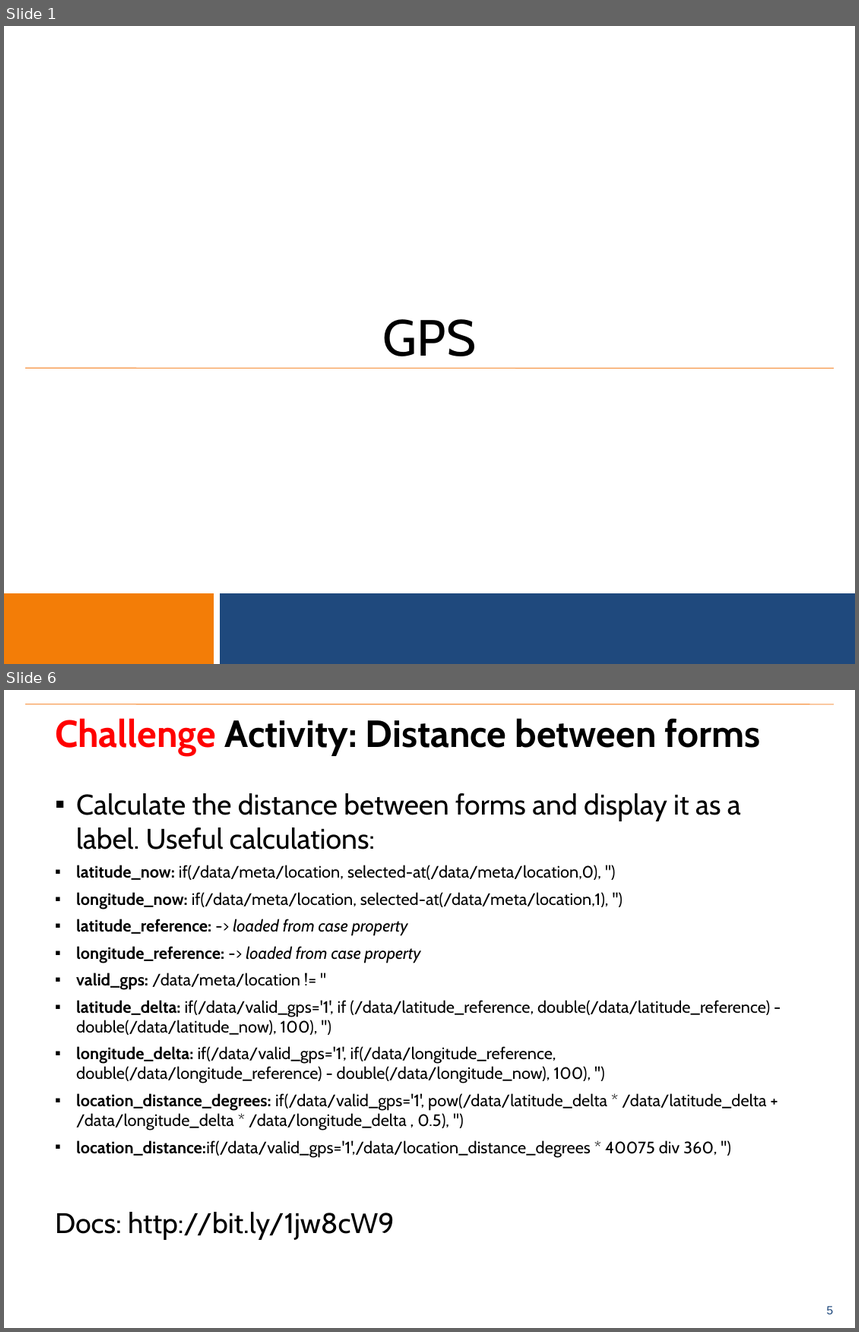
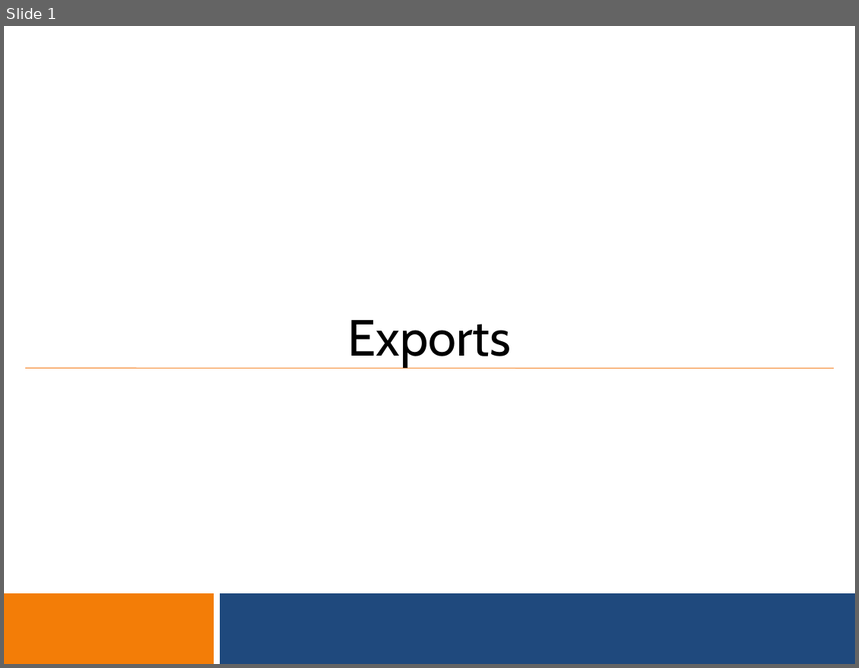
Before and after one commit to benrudolph/exi-training, a slide deck: Exports/exports.pptx. Shown one above the other, each under a label of ours: slides 1 and 6 before the commit, slide 1 after it; the slides between them are not shown. The pictures are 859x1332 and 859x668 pixels, drawn with LibreOffice and Linux fonts; fonts in the diff are those of the drawing; background and template pictures are left out. Boxes give left, top, right and bottom in pixels: in the first picture for what was removed or moved away, otherwise in the second. Text is boxed around its words. In the diff, an @@ line names an element or a change of style, - is before the commit and + after.

```diff
--- a/Exports/exports.pptx
+++ b/Exports/exports.pptx
@@ slide 6 removed at bbox=[4, 690, 855, 1328], background #FFFFFF; not listed: 1 template element that a slide beside it also shows @@
@@ line removed from (25, 704) to (834, 704) @@
@@ title removed at bbox=[55, 718, 761, 755] @@
-Challenge Activity: Distance between forms
@@ text removed at bbox=[55, 793, 770, 1239] @@
-▪ Calculate the distance between forms and display it as a label. Useful calculations:
-▪ latitude_now: if(/data/meta/location, selected-at(/data/meta/location,0), '')
-▪ longitude_now: if(/data/meta/location, selected-at(/data/meta/location,1), '')
-▪ latitude_reference: -> loaded from case property
-▪ longitude_reference: -> loaded from case property
-▪ valid_gps: /data/meta/location != ''
-▪ latitude_delta: if(/data/valid_gps='1', if (/data/latitude_reference, double(/data/latitude_reference) - double(/data/latitude_now), 100), '')
-▪ longitude_delta: if(/data/valid_gps='1', if(/data/longitude_reference, double(/data/longitude_reference) - double(/data/longitude_now), 100), '')
-▪ location_distance_degrees: if(/data/valid_gps='1', pow(/data/latitude_delta * /data/latitude_delta + /data/longitude_delta * /data/longitude_delta , 0.5), '')
-▪ location_distance:if(/data/valid_gps='1',/data/location_distance_degrees * 40075 div 360, '')
-Docs: http://bit.ly/1jw8cW9
@@ slide 1 changed as well @@
@@ subtitle at bbox=[348, 320, 511, 367]: text changed @@
-GPS
+Exports
```
Also in this commit, not shown: 1 other slide changed, 4 slides added, 3 other slides removed, 1 other file.
